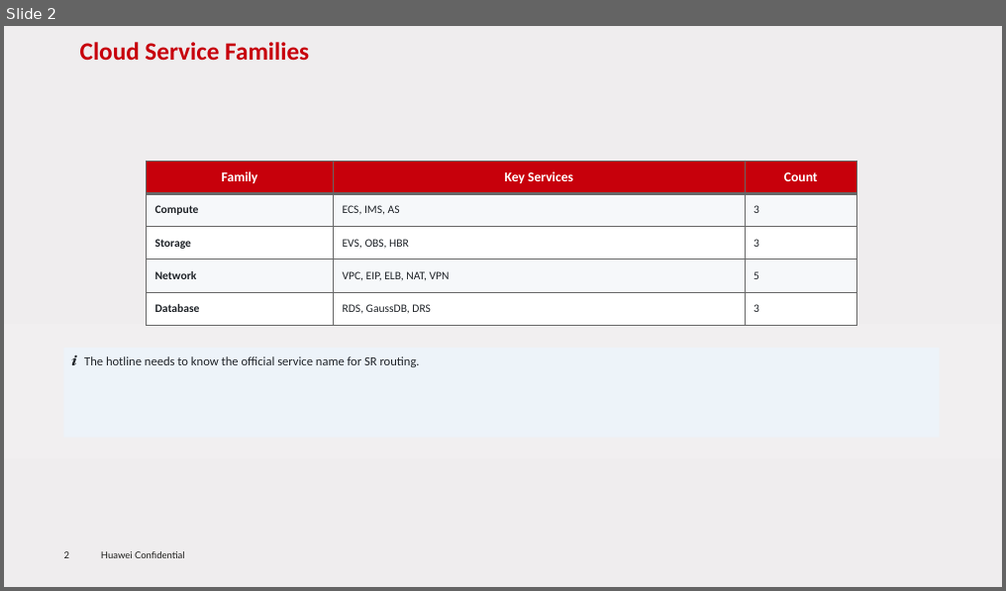
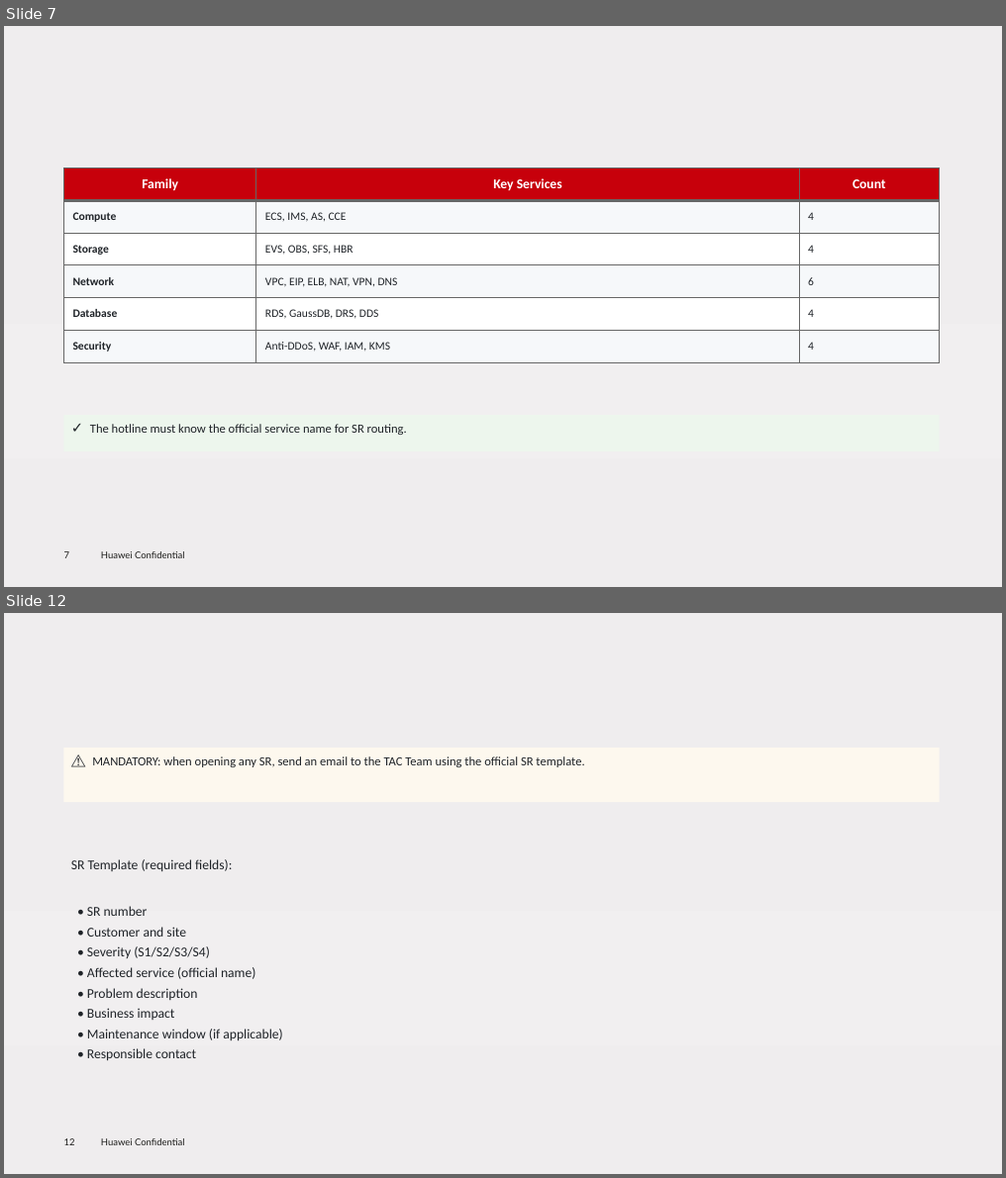
Before and after one commit to RaulMyron/Huawei-doc-templates, a slide deck: examples/ppt/en/sample-en.pptx. Shown one above the other, each under a label of ours: slide 2 before the commit, slides 7 and 12 after it; the slides between them are not shown. The pictures are 1006x591 and 1006x1178 pixels, drawn with LibreOffice and Linux fonts; fonts in the diff are those of the drawing; background and template pictures are left out. Boxes give left, top, right and bottom in pixels: in the first picture for what was removed or moved away, otherwise in the second. Text is boxed around its words. In the diff, an @@ line names an element or a change of style, - is before the commit and + after.

Commit message:
PPT library: flowcharts, auto-size callouts, table overflow fix, title positioning
- Add flowchart helpers: flow_box, flow_arrow, flow_decision,
  flowchart_vertical, flowchart_horizontal
- Callout boxes: dynamic height based on text length, no footer overlap
- Tables: auto-calculate column widths from content, prevent overflow,
  reduce font size for many columns
- Lower content slide titles (top=0.35 instead of template default)
- Add FOOTER_Y and MAX_CONTENT_Y constants
- Increase TOP_CONTENT to 1.7 for more space below titles

```diff
--- a/examples/ppt/en/sample-en.pptx
+++ b/examples/ppt/en/sample-en.pptx
@@ slide 12 added at (4, 613, 1002, 1174), background gradient #EFEDEE to #F1EFF0 to #EFEBEC; not listed: 2 template elements that a slide beside it also shows @@
@@ text added at (92, 757, 584, 767), 12 pt, text #1F2328 @@
+⚠ MANDATORY: when opening any SR, send an email to the TAC Team using the official SR template.
@@ text added at (71, 860, 282, 1061), 13 pt, text #1F2328 @@
+SR Template (required fields):
+• SR number
+• Customer and site
+• Severity (S1/S2/S3/S4)
+• Affected service (official name)
+• Problem description
+• Business impact
+• Maintenance window (if applicable)
+• Responsible contact
@@ what was slide 2 is now slide 7 @@
@@ slide 7 changed as well @@
@@ title removed at (80, 42, 309, 60) @@
-Cloud Service Families
@@ table at (63, 169, 939, 363) @@
-row 2: Compute | ECS, IMS, AS | 3
-row 3: Storage | EVS, OBS, HBR | 3
-row 4: Network | VPC, EIP, ELB, NAT, VPN | 5
-row 5: Database | RDS, GaussDB, DRS | 3
+row 2: Compute | ECS, IMS, AS, CCE | 4
+row 3: Storage | EVS, OBS, SFS, HBR | 4
+row 4: Network | VPC, EIP, ELB, NAT, VPN, DNS | 6
+row 5: Database | RDS, GaussDB, DRS, DDS | 4
+row 6: Security | Anti-DDoS, WAF, IAM, KMS | 4
@@ table: place and size @@
-table at (147, 161, 856, 325)
+table at (63, 169, 939, 363)
@@ text at (90, 424, 407, 435): text changed @@
-ℹ The hotline needs to know the official service name for SR routing.
+✓ The hotline must know the official service name for SR routing.
@@ page number at (64, 552, 69, 559): text changed @@
-2
+7
```
Also in this commit, not shown: 1 other slide changed, 21 other slides added, 1 slide removed, 7 other files.
